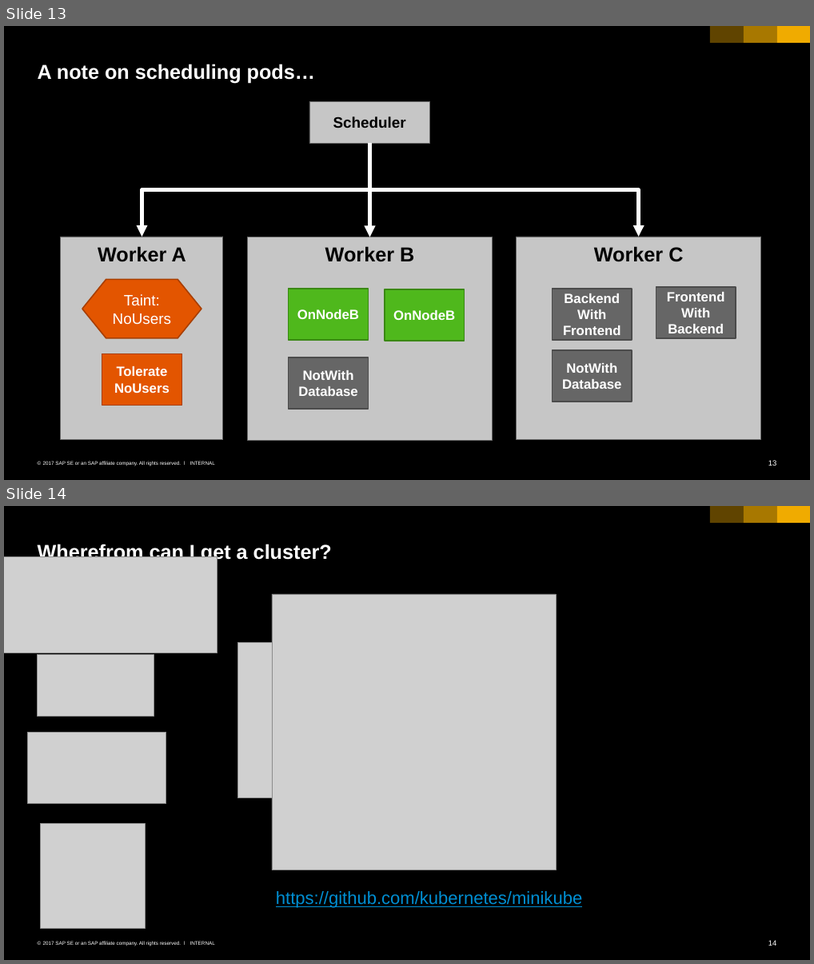
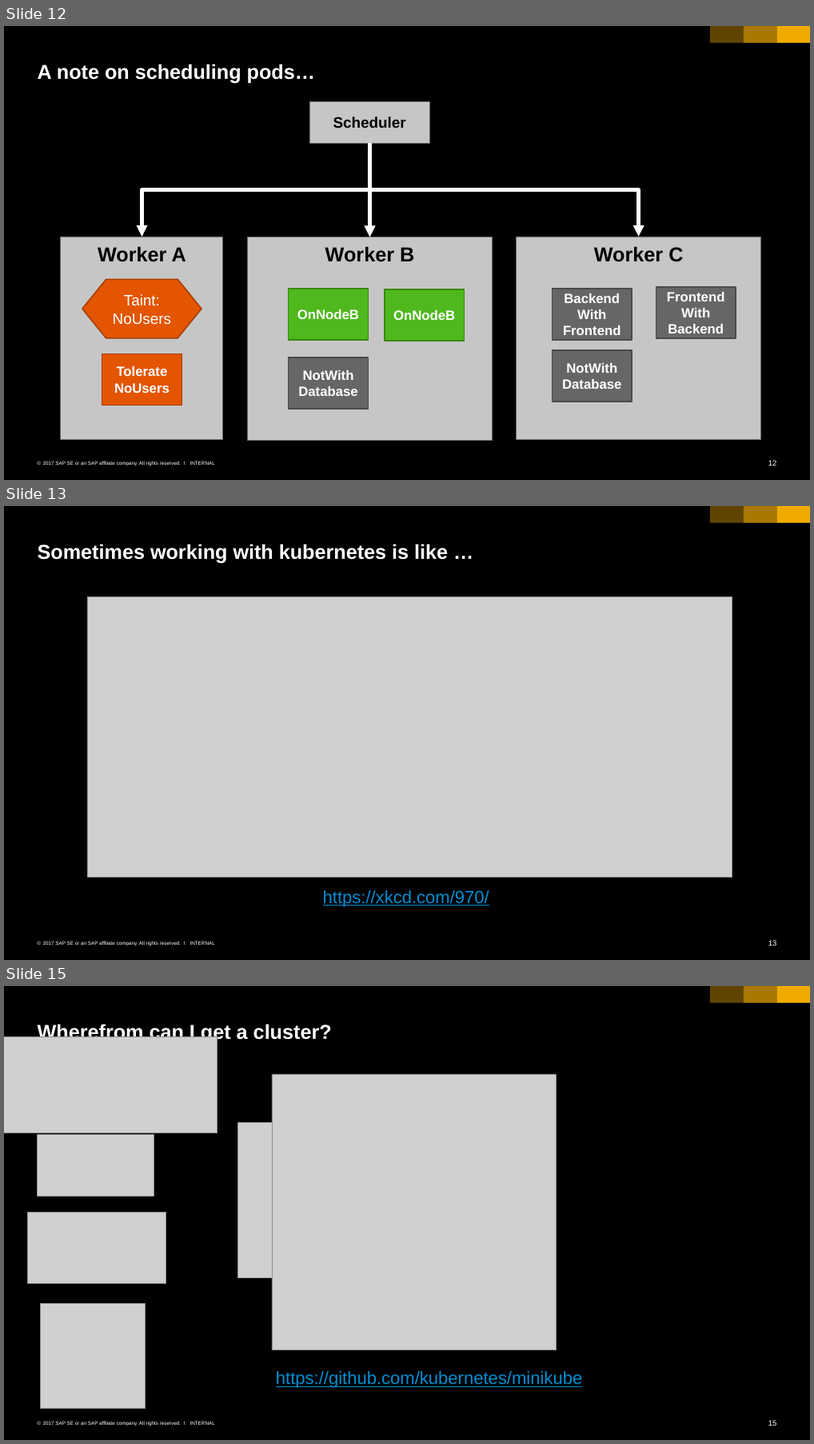
Before and after one commit to cuijiyao01/docker-k8s-training, a slide deck: kubernetes/08_administration.pptx. Shown one above the other, each under a label of ours: slides 13 and 14 before the commit, slides 12, 13 and 15 after it; the slides between them are not shown. The pictures are 814x964 and 814x1444 pixels, drawn with LibreOffice and Linux fonts; fonts in the diff are those of the drawing; grey boxes stand for pictures. Boxes give left, top, right and bottom in pixels: in the first picture for what was removed or moved away, otherwise in the second. Text is boxed around its words. In the diff, an @@ line names an element or a change of style, - is before the commit and + after.

```diff
--- a/kubernetes/08_administration.pptx
+++ b/kubernetes/08_administration.pptx
@@ slide 13 added at [4,506,810,960], background #000000; not listed: 6 template elements that a slide beside it also shows @@
@@ title added at [38,544,448,564], 24 pt, text #FFFFFF, bold @@
+Sometimes working with kubernetes is like …
@@ picture added at [87,596,733,877] @@
@@ text added at [323,890,490,907], 21 pt, text #008FD3, underline @@
+https://xkcd.com/970/
@@ what was slide 13 is now slide 12 @@
@@ what was slide 14 is now slide 15 @@
@@ page number at [769,1420,778,1425]: text changed @@
-14
+15
```
Also in this commit, not shown: 5 slides changed, 1 other slide added, 1 slide removed.
